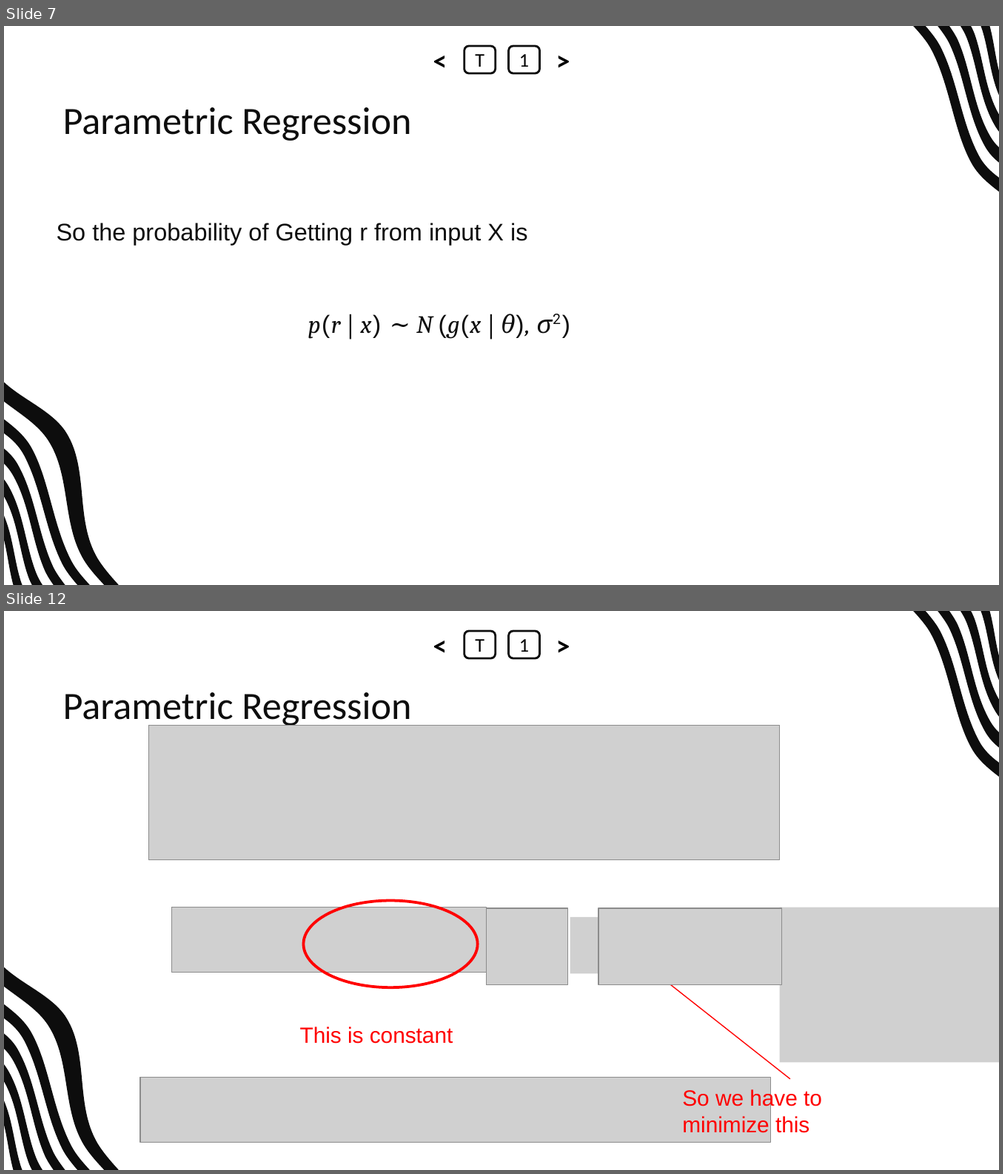
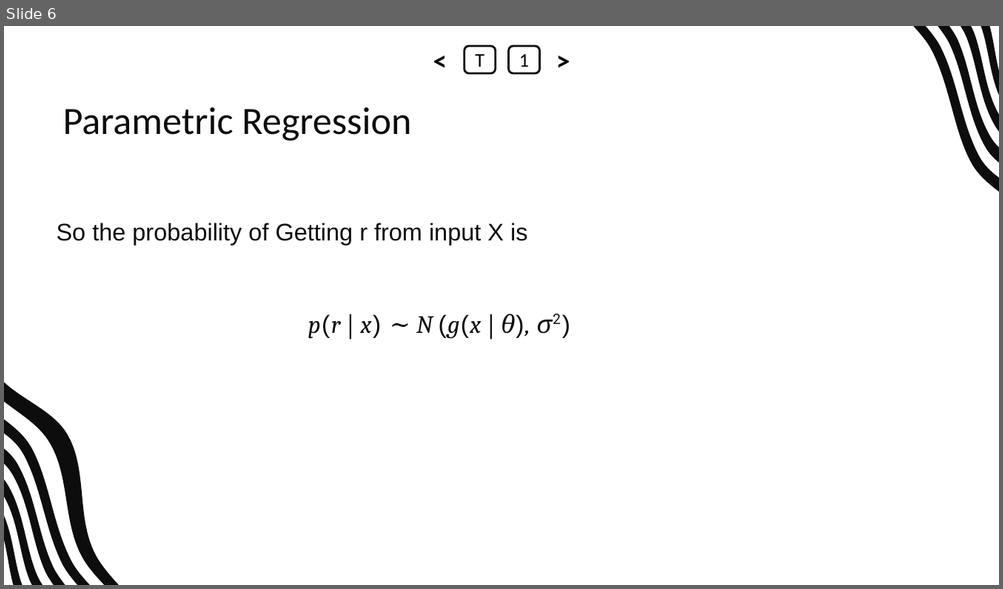
Before and after one commit to abrarhasan3/Green-Uni-All-Academic-Content, a slide deck: CSE 411 Machine Learning/LECTURE 5.pptx. Shown one above the other, each under a label of ours: slides 7 and 12 before the commit, slide 6 after it; the slides between them are not shown. The pictures are 1003x1174 and 1003x589 pixels, drawn with LibreOffice and Linux fonts; fonts in the diff are those of the drawing; grey boxes stand for pictures; background and template pictures are left out. Boxes give left, top, right and bottom in pixels: in the first picture for what was removed or moved away, otherwise in the second. Text is boxed around its words. In the diff, an @@ line names an element or a change of style, - is before the commit and + after.

```diff
--- a/CSE 411 Machine Learning/LECTURE 5.pptx
+++ b/CSE 411 Machine Learning/LECTURE 5.pptx
@@ slide 12 removed at bbox=[4, 611, 999, 1170], background #FFFFFF; not listed: 9 template elements that a slide beside it also shows @@
@@ text removed at bbox=[425, 631, 455, 659] @@
-<
@@ rounded rectangle removed at bbox=[464, 631, 495, 659] @@
-T
@@ rounded rectangle removed at bbox=[508, 631, 539, 659] @@
-1
@@ text removed at bbox=[547, 631, 578, 659] @@
->
@@ title removed at bbox=[63, 692, 411, 729] @@
-Parametric Regression
@@ picture removed at bbox=[149, 726, 780, 860] @@
@@ picture removed at bbox=[172, 908, 486, 972] @@
@@ ellipse removed at bbox=[304, 900, 478, 988] @@
@@ picture removed at bbox=[486, 908, 568, 985] @@
@@ picture removed at bbox=[570, 917, 623, 974] @@
@@ picture removed at bbox=[597, 908, 781, 985] @@
@@ picture removed at bbox=[780, 908, 999, 1062] @@
@@ arrow removed from (790, 1079) to (635, 957) @@
@@ text removed at bbox=[300, 1027, 453, 1044] @@
-This is constant
@@ picture removed at bbox=[140, 1077, 771, 1142] @@
@@ text removed at bbox=[682, 1088, 822, 1133] @@
-So we have to minimize this
@@ what was slide 7 is now slide 6 @@
```
Also in this commit, not shown: 20 other slides removed.
